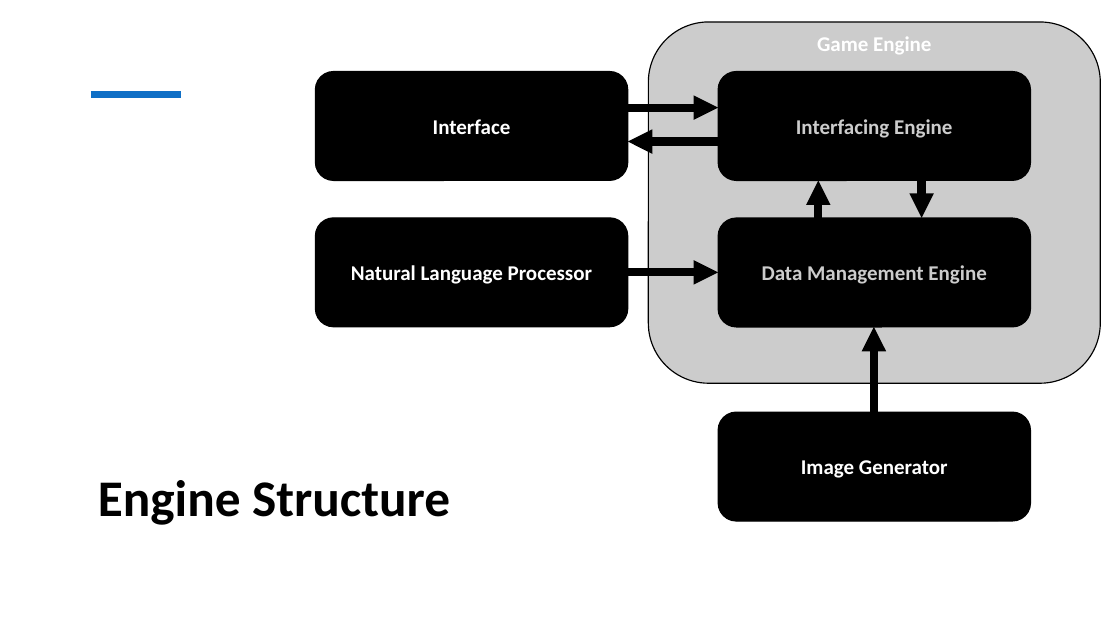
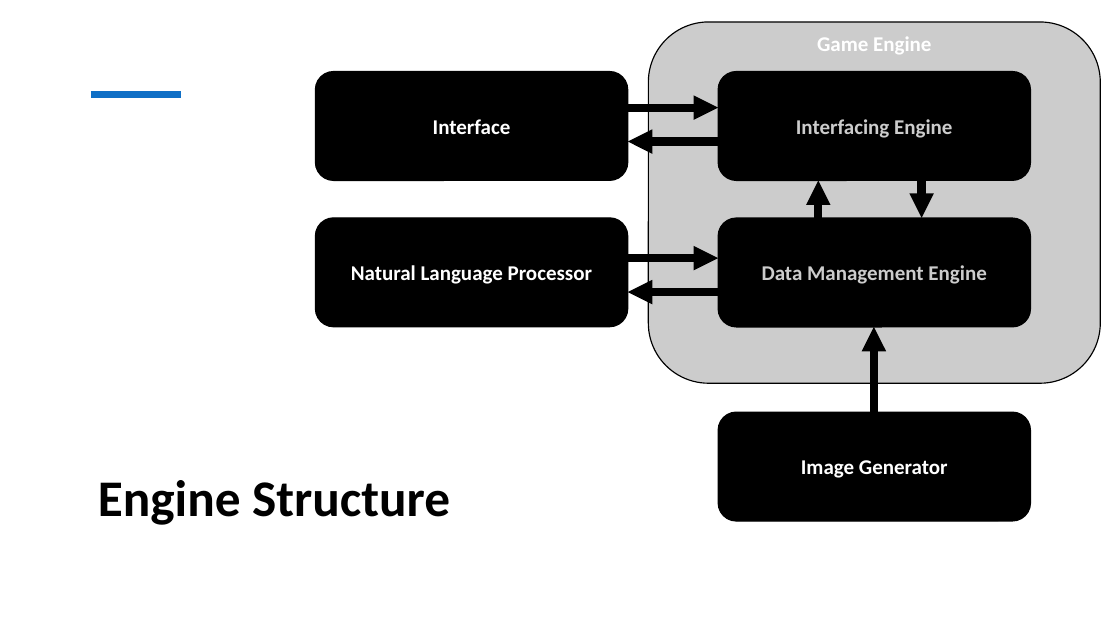
Before and after one commit to corbinmgraham/dungeons, a slide deck: slide 25 of Presentation.pptx (slide 14 before the commit). Drawn at 1120x630 pixels with LibreOffice and Linux fonts; fonts in the diff are those of the drawing. Boxes give left, top, right and bottom in pixels: in the first picture for what was removed or moved away, otherwise in the second. Text is boxed around its words. In the diff, an @@ line names an element or a change of style, - is before the commit and + after.

Commit message:
Finished Presentation

```diff
--- a/Presentation.pptx
+++ b/Presentation.pptx
@@ arrow moved from (612, 272) - (718, 272) to (595, 258) - (718, 258) @@
@@ arrow added from (763, 292) to (628, 292), #000000 7 pt @@
```
Also in this commit, not shown: 3 other slides changed, 12 slides added, 1 slide removed.
